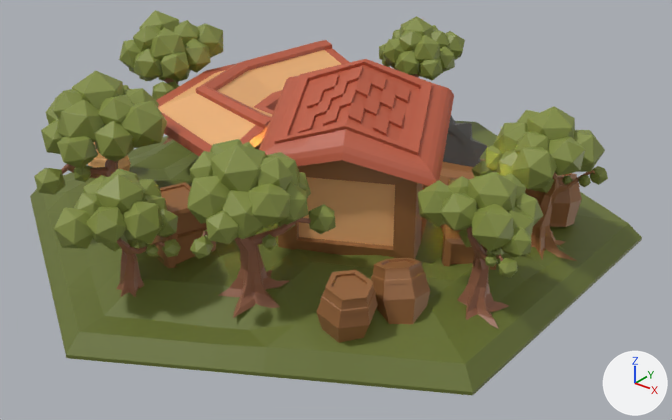
The glTF model client/public/models/buildings/lumber_mill.glb, before and after one commit.
Camera for both pictures: a camera (50 mm lens) standing at (1.725, -2.086, 1.391) and looking at (0.089, -0.04, 0.123). Lighting does not change. The marker at lower right points along +X, +Y and +Z. Where no turn or scale is listed for an object, it has been applied to the vertices.

The first picture shows 'lumbermill', 'saw.top'.
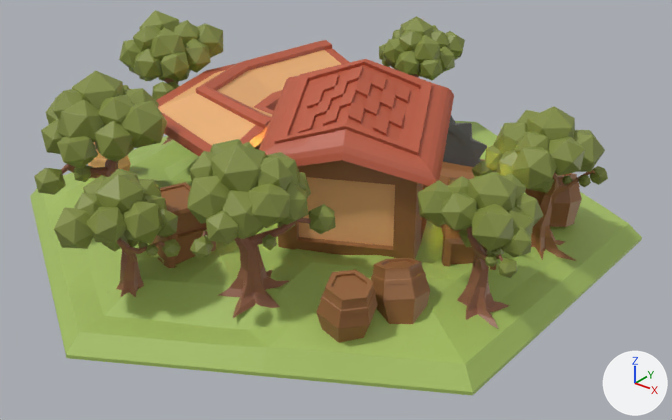
Boxes (x1, y1, x2, y2) around the edits, measured in the pictures (672 x 420 px):
```json
{"object": "lumbermill", "change": "recoloured", "before": [30, 52, 642, 396], "after": [30, 52, 642, 396]}
```

Scene script edits in JSON lines:
```json
{"op": "set", "path": "mat_leaves.base_color", "old": "(0.139, 0.17, 0.0291)", "new": "(0.386, 0.533, 0.122)", "note": "dark green #687330 -> green #a7c162"}
```
